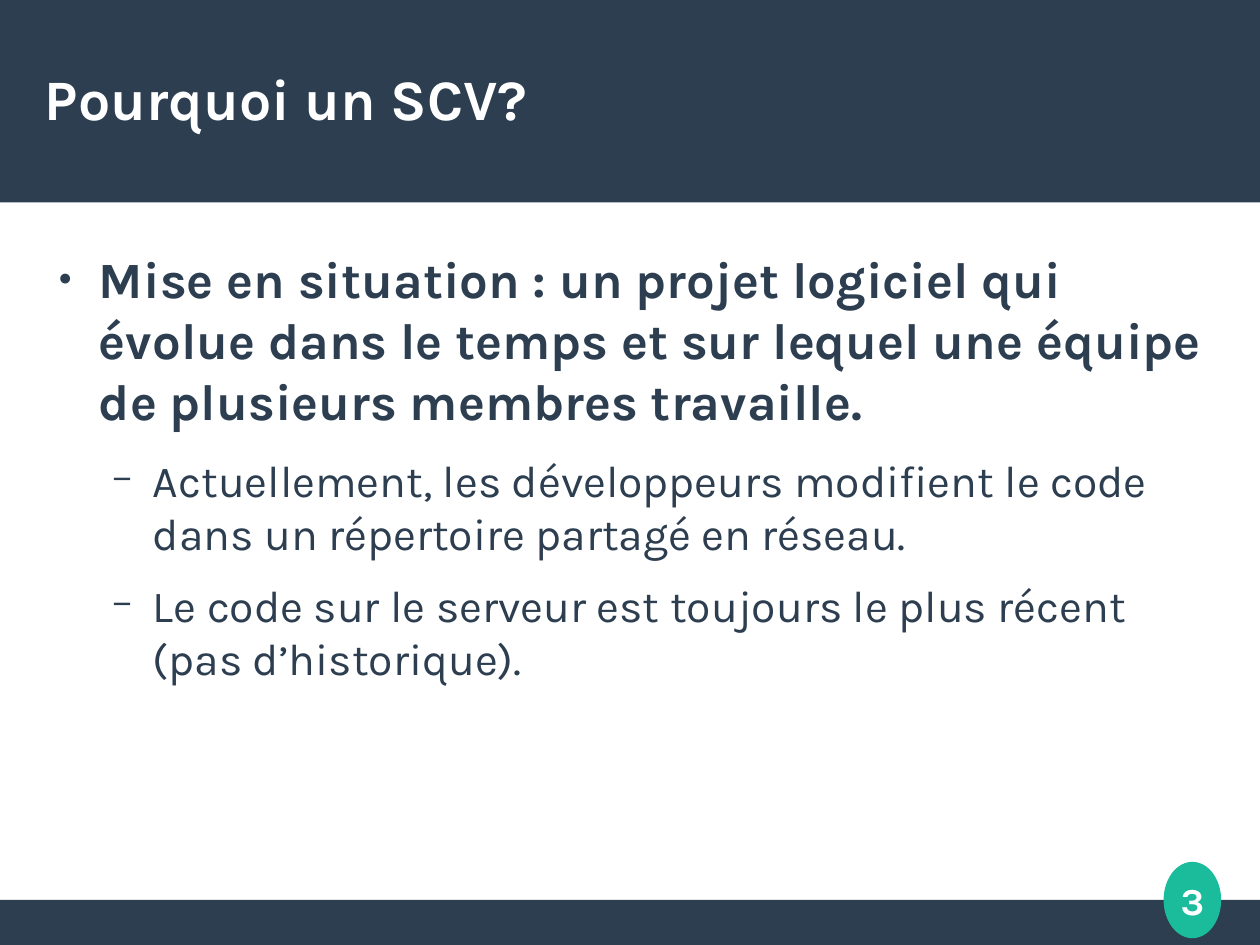
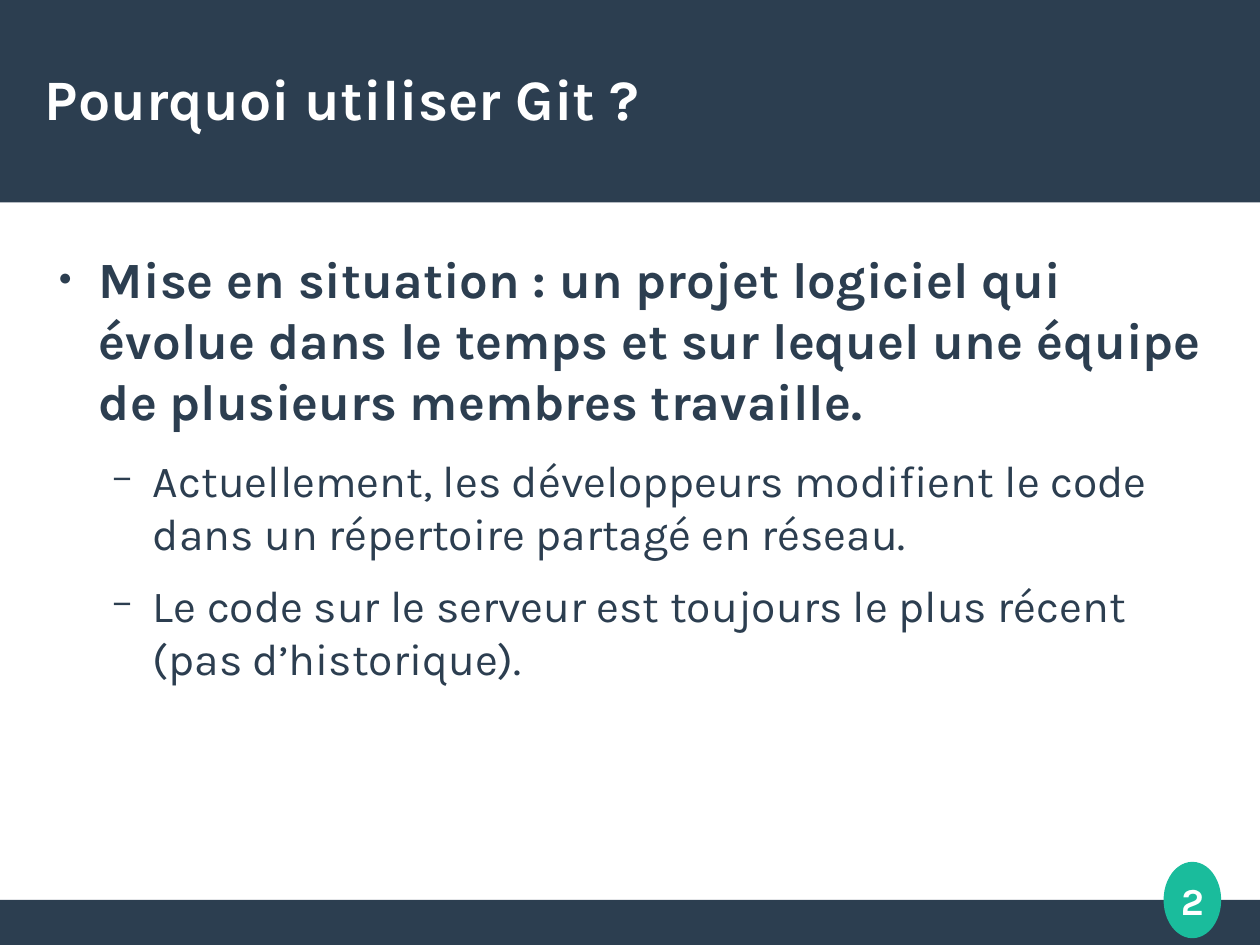
Before and after one commit to etdube/formation_git, a slide deck: slide 2 of Présentation git.odp (slide 3 before the commit). Drawn at 1260x945 pixels with LibreOffice and Linux fonts; fonts in the diff are those of the drawing. Boxes give left, top, right and bottom in pixels: in the first picture for what was removed or moved away, otherwise in the second. Text is boxed around its words. In the diff, an @@ line names an element or a change of style, - is before the commit and + after.

```diff
--- a/Présentation git.odp
+++ b/Présentation git.odp
@@ title at (45, 79, 595, 133): text changed @@
-Pourquoi un SCV?
+Pourquoi utiliser Git ?
@@ page number at (1181, 889, 1204, 915): text changed @@
-3
+2
```
Also in this commit, not shown: 1 other slide changed, 16 slides added, 1 slide removed, 5 other files.
